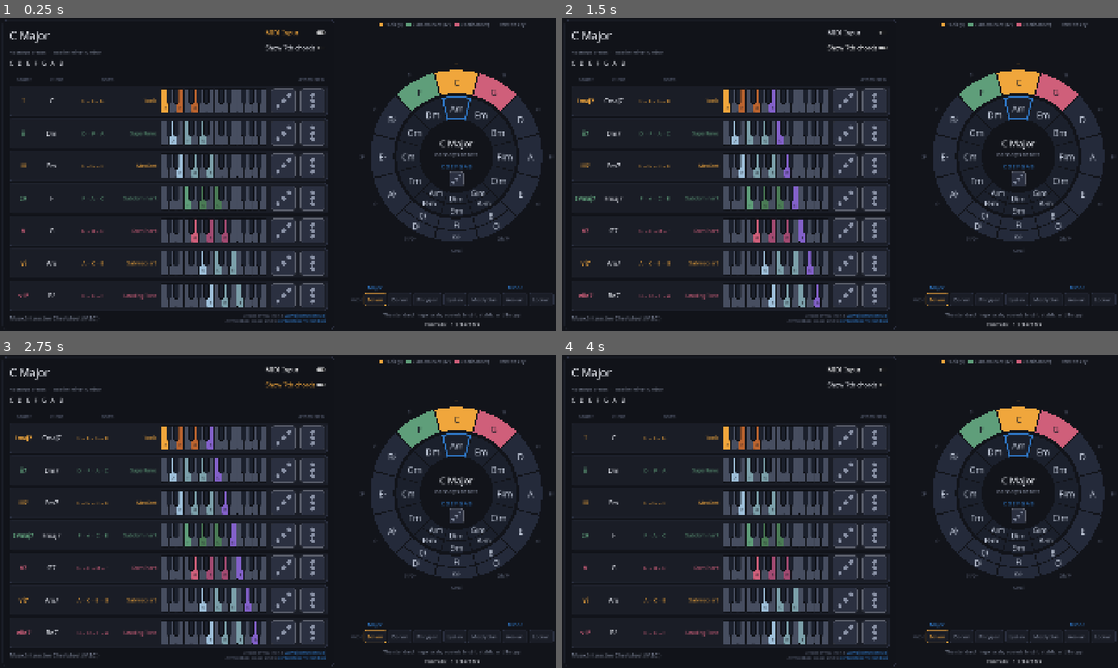
Above: before the commit, frames 1-4 (two rows, left to right).
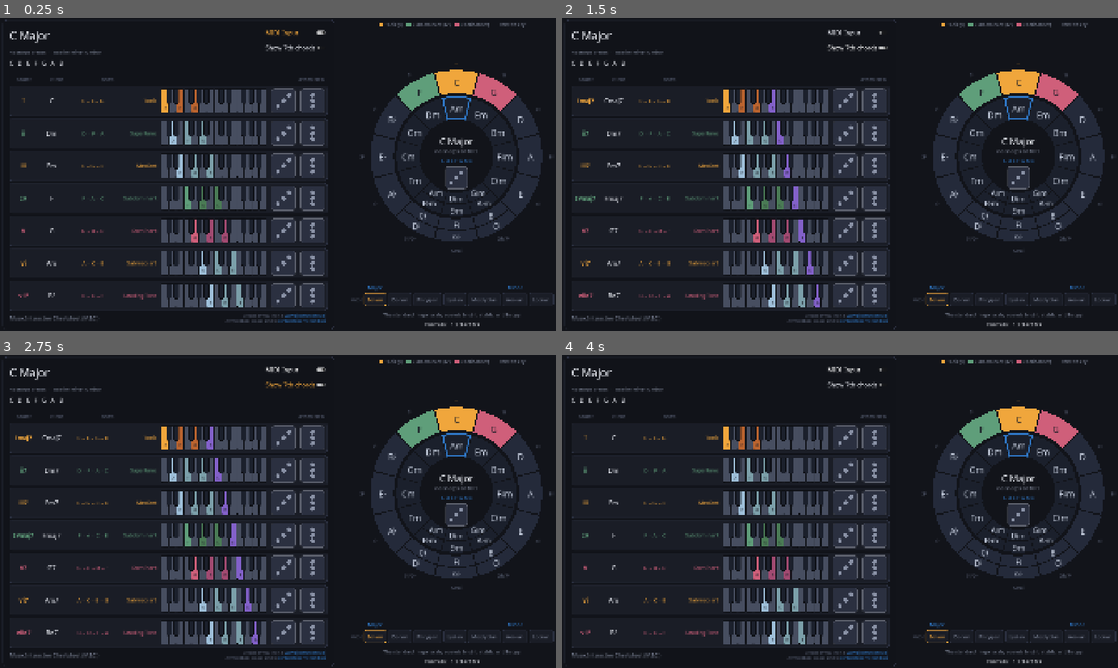
Above: after the commit, the same moments.

Repository: Square-Atom/mic
Game: Godot game, scene res://scenes/main.tscn
Same seed, same stepped clock (60 frames per second), same inputs: the game is played once before the commit and once after it.
Inputs:
- Up to frame 1 (0.25 s): no input
- Up to frame 2 (1.5 s): click "MIDI Input" at 0.5 s; click "Show 7th chords" at 1.25 s
- Up to frame 3 (2.75 s): click "MIDI Input" at 2 s
- Up to frame 4 (4 s): click "Show 7th chords" at 2.75 s; click "MIDI Input" at 3.5 s

The runs differ from the first frame. In frame 1, 0.5% of the frame differs, in the area x 78-86%, y 38-55%; in frame 2, 0.5%; in frame 3, 0.5%; in frame 4, 0.5%.

Commit message:
Make the circle's play button half again as large
76x76, up from 51, with the readout lifted to clear it.

The button is a fixed size while the hole scales with the circle, so the
binding case is the smallest hole rather than the largest: 125px in
landscape. A 76px square's bottom corners sit further out than its edges
do, and at the old position they came within a pixel of the inner ring -
so the button moves up as well as the text.

The title sets the ceiling at the other end. G# Mixolydian is 218px at
full size, and it sits where the hole is already narrowing, so there is
less room to lift it than there appears to be from the middle.

Co-Authored-By: Claude Opus 5 <noreply@anthropic.com>

Diff:
--- a/scripts/ui/circle_of_fifths.gd
+++ b/scripts/ui/circle_of_fifths.gd
@@ -28,16 +28,20 @@
 ## The play-scale button. Sized to match the chord rows' buttons, since it is
 ## the same control doing the same job, and placed below the scale line as a
 ## fraction of the hole radius.
-const PLAY_BUTTON_SIZE := Vector2(51.0, 51.0)
-const PLAY_BUTTON_Y := 0.64
+const PLAY_BUTTON_SIZE := Vector2(76.0, 76.0)
+const PLAY_BUTTON_Y := 0.60
 
 ## Where each line of the centre readout sits, as a fraction of the hole radius
-## from the middle; negative is upward. They are packed toward the top so the
-## play button has room to be a finger-sized target rather than a cursor-sized
-## one, and still clears the inner ring at the smallest the circle ever gets.
-const READOUT_TITLE_Y := -0.38
-const READOUT_SIGNATURE_Y := -0.06
-const READOUT_SCALE_Y := 0.28
+## from the middle; negative is upward.
+##
+## The three lines are packed into the upper half to leave the lower half to
+## the button. The tight case is landscape, where the hole is only 125px: a
+## 76px button's bottom corners have to stay inside that, and the title - 218px
+## at its widest, G# Mixolydian - has to stay inside it near the top, where the
+## circle is already narrowing.
+const READOUT_TITLE_Y := -0.44
+const READOUT_SIGNATURE_Y := -0.14
+const READOUT_SCALE_Y := 0.12
 
 ## Circle size as a fraction of the square it is given. Under 1.0 so the chord
 ## panel can take the width back, and so there is slack to shift into.
